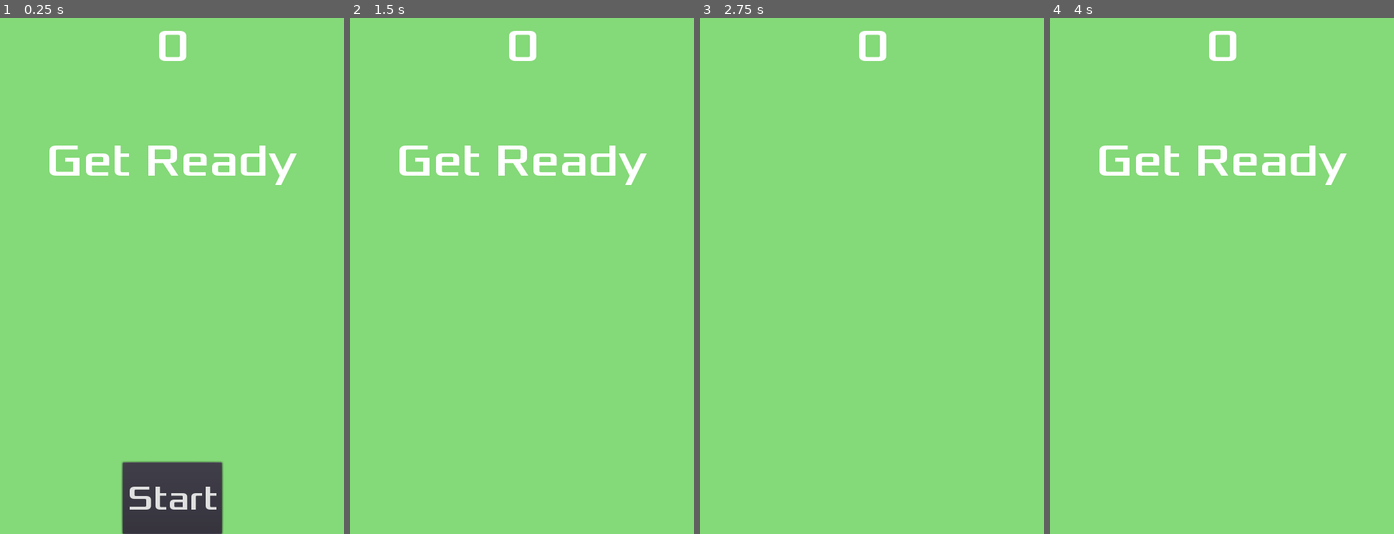
Above: before the commit, frames 1-4 (left to right).
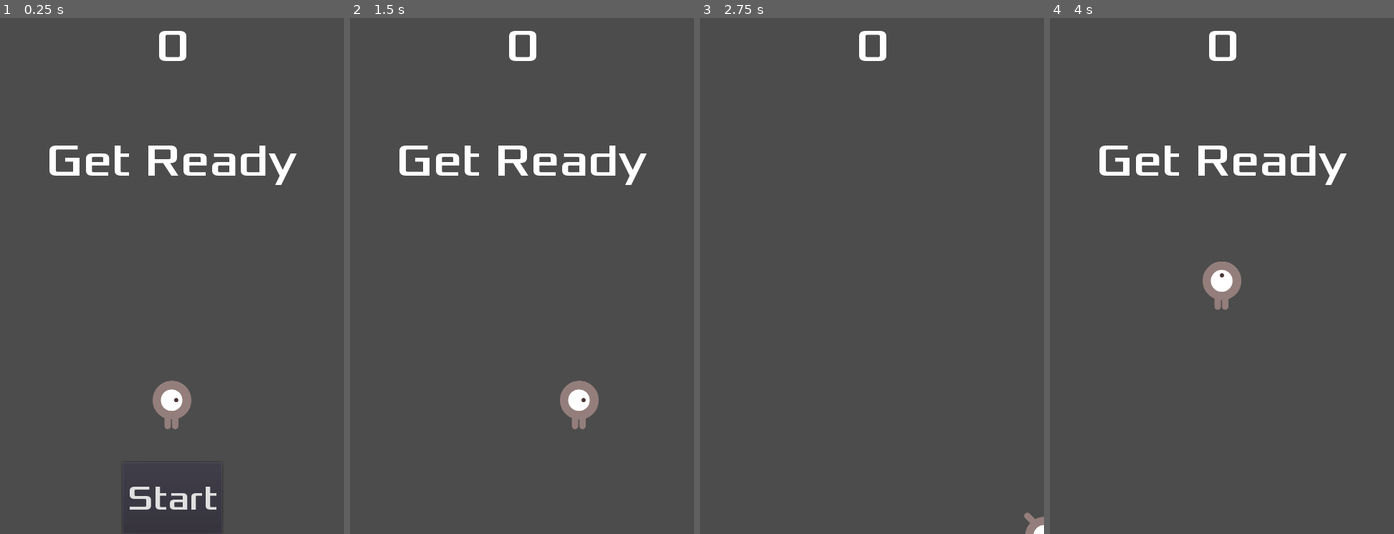
Above: after the commit, the same moments.

Repository: fazebenjamin1/DodgeTheCreeps
Game: Godot game, scene res://Main.tscn
The game is run twice, just before and just after one commit, with the same random seed, the same clock (stepped at 60 frames per second) and the same inputs.
Inputs:
- Up to frame 1 (0.25 s): no input
- Up to frame 2 (1.5 s): click "Start" at 0.5 s; tap Enter (start_game, bound only after the commit) at 1.25, 1.35 s; hold Right (move_right) from 1.28 s (still down)
- Up to frame 3 (2.75 s): release Right (move_right) at 2.03 s; hold Down (move_down) from 2.03 s (still down); tap Enter (start_game, bound only after the commit) at 2.1 s
- Up to frame 4 (4 s): release Down (move_down) at 2.78 s; hold Right (move_right) 2.78-3.53 s; tap Enter (start_game, bound only after the commit) at 2.85, 3.6 s; hold Up (move_up) from 3.53 s (still down)

The runs differ from the first frame. In frame 1, 94% of the frame differs, in the area x 0-100%, y 0-100%; in frame 2, 98%; in frame 3, 100%; in frame 4, 98%.

Commit message:
Ultima versió

Diff:
--- a/HUD.tscn
+++ b/HUD.tscn
@@ -14,6 +14,12 @@
 [sub_resource type="DynamicFont" id=3]
 size = 48
 font_data = ExtResource( 1 )
+
+[sub_resource type="InputEventAction" id=4]
+action = "start_game"
+
+[sub_resource type="ShortCut" id=5]
+shortcut = SubResource( 4 )
 
 [node name="HUD" type="CanvasLayer"]
 script = ExtResource( 2 )
@@ -48,6 +54,7 @@
 margin_top = -100.0
 margin_right = 69.5
 custom_fonts/font = SubResource( 3 )
+shortcut = SubResource( 5 )
 text = "Start"
 
 [node name="MessageTimer" type="Timer" parent="."]
--- a/Main.tscn
+++ b/Main.tscn
@@ -37,11 +37,6 @@
 
 [node name="HUD" parent="." instance=ExtResource( 4 )]
 
-[node name="ColorRect" type="ColorRect" parent="."]
-margin_right = 480.0
-margin_bottom = 720.0
-color = Color( 0.521569, 0.854902, 0.47451, 1 )
-
 [node name="Music" type="AudioStreamPlayer" parent="."]
 stream = ExtResource( 6 )
 
--- a/project.godot
+++ b/project.godot
@@ -47,6 +47,11 @@
 "events": [ Object(InputEventKey,"resource_local_to_scene":false,"resource_name":"","device":0,"alt":false,"shift":false,"control":false,"meta":false,"command":false,"pressed":false,"scancode":16777231,"physical_scancode":0,"unicode":0,"echo":false,"script":null)
  ]
 }
+start_game={
+"deadzone": 0.5,
+"events": [ Object(InputEventKey,"resource_local_to_scene":false,"resource_name":"","device":0,"alt":false,"shift":false,"control":false,"meta":false,"command":false,"pressed":false,"scancode":16777221,"physical_scancode":0,"unicode":0,"echo":false,"script":null)
+ ]
+}
 
 [physics]
 
Not shown: 1 places in HUD.tscn that only renumber resources
